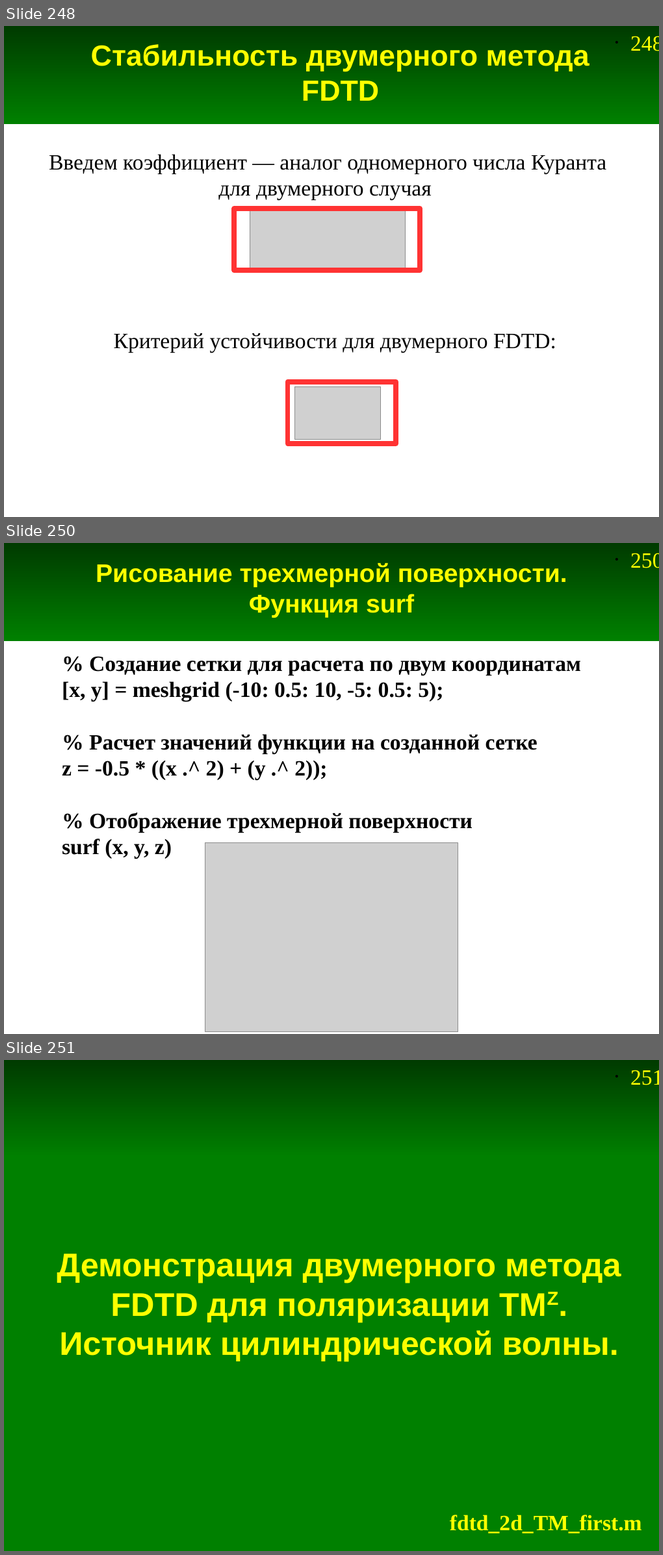
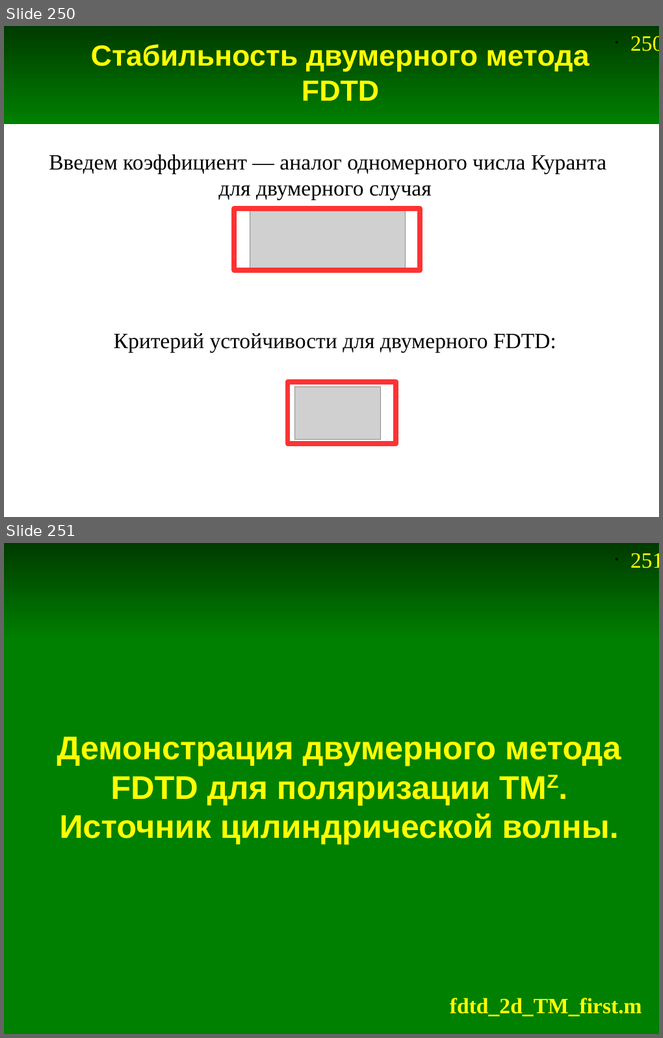
Before and after one commit to andris0147sv/modelling, a slide deck: presentations/2. FDTD.odp. Shown one above the other, each under a label of ours: slides 248, 250 and 251 before the commit, slides 250 and 251 after it; the slides between them are not shown. The pictures are 663x1555 and 663x1038 pixels, drawn with LibreOffice and Linux fonts; fonts in the diff are those of the drawing; grey boxes stand for pictures. Boxes give left, top, right and bottom in pixels: in the first picture for what was removed or moved away, otherwise in the second. Text is boxed around its words. In the diff, an @@ line names an element or a change of style, - is before the commit and + after.

```diff
--- a/presentations/2. FDTD.odp
+++ b/presentations/2. FDTD.odp
@@ slide 250 removed at [4,543,659,1034], background #FFFFFF; not listed: 2 template elements that a slide beside it also shows @@
@@ title removed at [96,563,568,618] @@
-Рисование трехмерной поверхности.
-Функция surf
@@ text removed at [62,656,581,859] @@
-% Создание сетки для расчета по двум координатам
-[x, y] = meshgrid (-10: 0.5: 10, -5: 0.5: 5);
-% Расчет значений функции на созданной сетке
-z = -0.5 * ((x .^ 2) + (y .^ 2));
-% Отображение трехмерной поверхности
-surf (x, y, z)
@@ picture removed at [205,843,458,1032] @@
@@ what was slide 248 is now slide 250 @@
@@ page number at [631,36,659,51]: text changed @@
-• 248
+• 250
```
Also in this commit, not shown: 3 slides changed, 2 slides added, 1 other slide removed, 9 other files.
